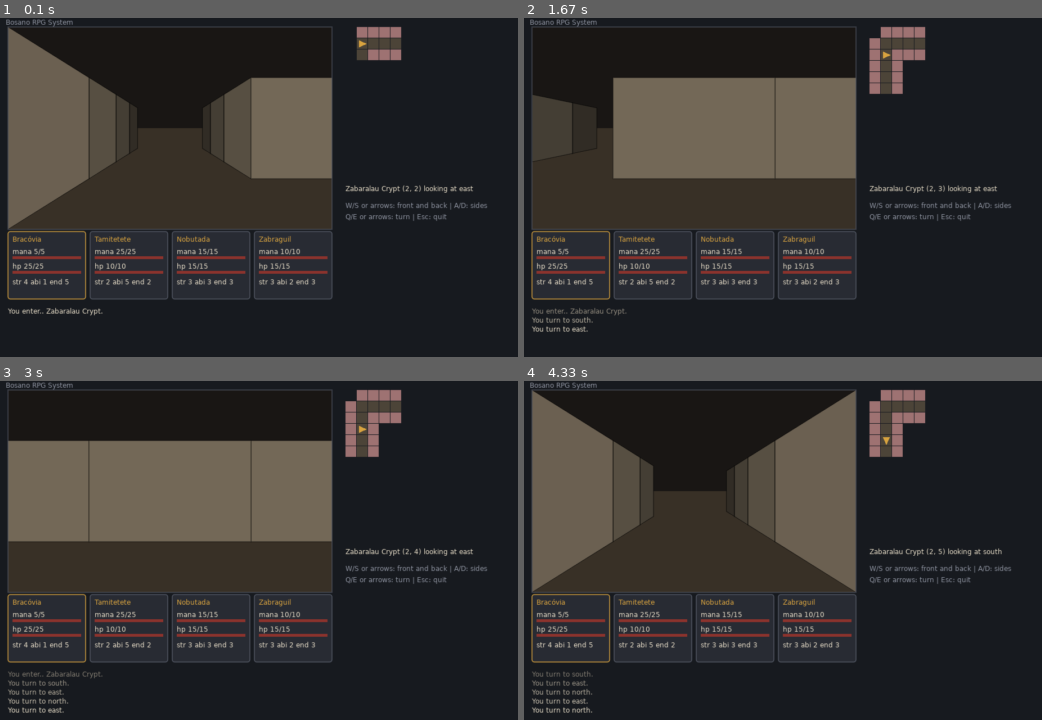
Above: before the commit, frames 1-4 (two rows, left to right).
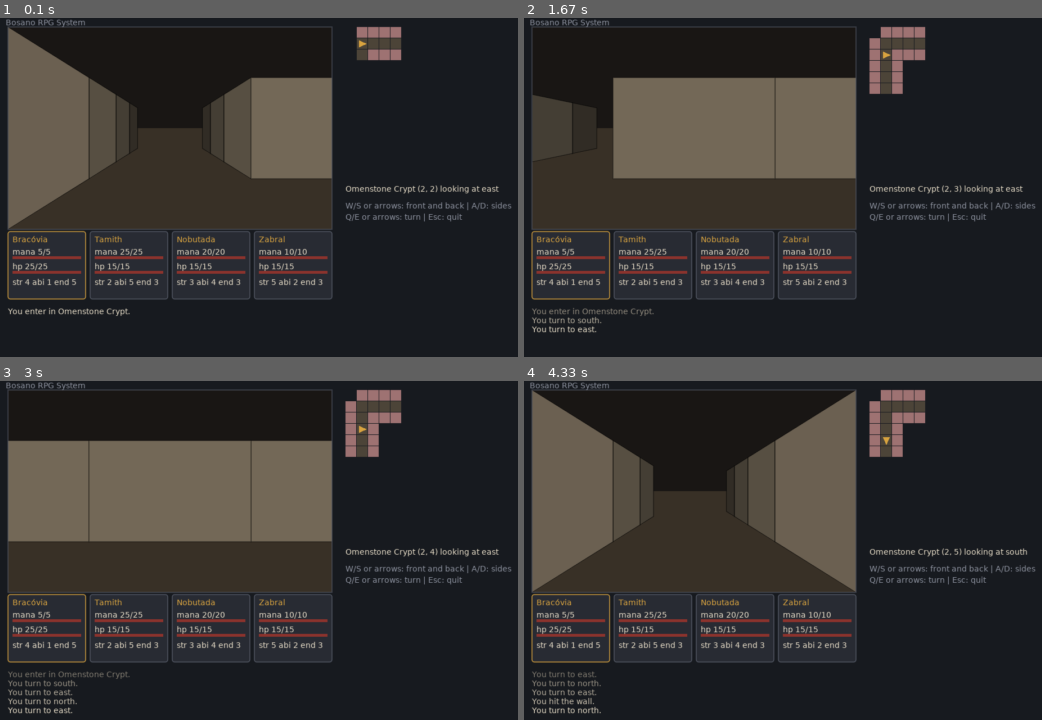
Above: after the commit, the same moments.

Repository: velhotolo/dungeonmatic
Game: LÖVE game, started from main.lua
The game is run twice, just before and just after one commit, with the same random seed, the same clock (stepped at 60 frames per second) and the same inputs.
Inputs:
- Up to frame 1 (0.1 s): no input
- Up to frame 2 (1.67 s): hold Right 0.33-0.8 s; hold Up 0.83-1.13 s; tap X at 0.9, 1.23, 1.53 s; hold Right 1.17-1.63 s
- Up to frame 3 (3 s): hold Left 1.67-2.2 s; tap X at 1.73, 2.03, 2.3, 2.63, 2.93 s; hold Down 2.23-2.53 s; hold Left 2.57-2.97 s
- Up to frame 4 (4.33 s): hold Up 3-3.37 s; tap X at 3.07, 3.47, 3.77, 4.13 s; hold Right 3.4-4.03 s; hold Down from 4.07 s (still down)

The runs differ from the first frame. In frame 1, 2.7% of the frame differs, in the area x 1-99%, y 0-88%; in frame 2, 2.8%; in frame 3, 3.0%, in the area x 1-99%, y 0-99%; in frame 4, 3.0%.

Commit message:
I worked on the monsters first. They didn't appear on screen. O I spent many hours trying to figure out wth was happening I learned about Painter's Algorithm and the order I should build the front walls, side walls, etc. Monsters appeared. I never spent so much time in a single file (sight.lua) I did other stuff, I'm pretty sure, but I don't remember anything anymore.

Diff:
--- a/main.lua
+++ b/main.lua
@@ -9,6 +9,7 @@
 local sandbox = require("src.sandbox")
 local rules = require("src.rules")
 local panel = require("src.panel")
+local monsters = require("src.monsters")
 
 
 local LEVEL = "level1" --current level
@@ -16,8 +17,10 @@
 local party            -- the coterie
 local font
 local system
+local bestiary
+local groups
 local RANGE = sight.DEPTH
-local SYSTEM
+local SYSTEM = "bosano"
 
 local function readData(path)
     local text = assert(love.filesystem.read(path), "can't find it " .. path)
@@ -25,15 +28,21 @@
 end
 
 local function loadSystem(name)
-    local pth = "systems/" .. name .. "/rules.lua"
-    local text = assert(love.filesystem.read(pth), "can't find it " .. pth)
-    return assert(rules.load(text, pth))
+    local path = "systems/" .. name .. "/rules.lua"
+    local text = assert(love.filesystem.read(path), "can't find it " .. path)
+    return assert(rules.load(text, path))
 end
 
 -- try to walk, if there's a wall, the couterie don't move
 local function walk(ahead, side)
-    if party:step(map, ahead, side) then
+    local tx, ty = direction.toGrid(party.x, party.y, party.dir, ahead, side)
+    local group = monsters.at(groups, tx, ty)
+    if group then
+        messages.add("On the way: " .. monsters.label(group) .. ".")
+    elseif party:step(map, ahead, side) then
         party:look(map, RANGE)
+    else
+        messages.add("You hit the wall.")
     end
 end
 
@@ -47,30 +56,41 @@
     party:look(map, RANGE)
     messages.add("You turn to " .. direction.NAMES[party.dir] .. ".")
 end
-
+local function search()
+    local attribute = system.exploration.search
+    local who = rules.best(party.members, attribute)
+    local fx, fy = direction.toGrid(party.x, party.y, party.dir, 1, 0)
+    local success, text = rules.test(system, who, attribute, map.secretDifficulty)
+    lastActor = who
+    if success and map:cell(fx, fy) == "secret" then
+        map:set(fx, fy, "floor")
+        messages.add(who.name .. " finds a secret passage! " .. text)
+        party:look(map, RANGE)
+    else
+        messages.add(who.name .. " search but finds nothing. " .. text)
+    end
+end
 function love.load()
     font = love.graphics.newFont(14)
+
+    love.graphics.setFont(font)
     love.graphics.setBackgroundColor(0.09, 0.10, 0.12)
-
-    -- 1. Carrega o sistema PRIMEIRO
-    system = loadSystem("bosano")
-
-    -- 2. Carrega o mapa e a posição inicial
+    system = loadSystem(SYSTEM)
     local level = readData("maps/" .. LEVEL .. ".lua")
     map = Map.new(level.rows)
     map.name = level.name
+    map.secretDifficulty = level.secretDifficulty or 1
+    party = Party.new(level.start.x, level.start.y, level.start.dir)
+    party:look(map, RANGE)
 
-    -- 3. AGORA cria a party na posição que o mapa mandou
-    party = Party.new(level.start.x, level.start.y, level.start.dir)
-
-    -- 4. Com o sistema e a party prontos, gera os heróis e os insere na equipe
     for _, def in ipairs(readData("party_start.lua")) do
         local c = assert(rules.newCharacter(system, def.name, def.attributes))
         table.insert(party.members, c)
     end
 
-    party:look(map, RANGE)
-    messages.add("You enter.. " .. map.name .. ".")
+    bestiary = readData("systems/" .. SYSTEM .. "/bestiary.lua")
+    groups = assert(monsters.create(system, bestiary, level.monsters))
+    messages.add("You enter in " .. map.name .. ".")
 end
 
 function love.keypressed(key)
@@ -94,11 +114,11 @@
 end
 
 function love.draw()
+    sight.draw(map, party, 16, 16, 576, 360, groups)
     panel.draw(system, party.members, 16, 380, 576, 120, party.members[1])
-    sight.draw(map, party, 16, 16, 576, 360)
     love.graphics.setColor(0.33, 0.35, 0.40)
     love.graphics.rectangle("line", 16, 16, 576, 360)
-    minimap.draw(map, party, 616, 16, 20)
+    minimap.draw(map, party, 616, 16, 20, groups)
     love.graphics.setColor(0.90, 0.86, 0.78)
     love.graphics.print(("%s (%d, %d) looking at %s"):format(
         map.name, party.x, party.y, direction.NAMES[party.dir]), 616, 296)
--- a/maps/level1.lua
+++ b/maps/level1.lua
@@ -1,5 +1,5 @@
 return {
-    name = "Zabaralau Crypt",
+    name = "Omenstone Crypt",
     start = { x = 2, y = 2, dir = 2 },
     rows = {
         "################",
@@ -16,4 +16,9 @@
         "#..............#",
         "################",
     },
+    monsters = {
+        { kind = "rat",      x = 2,  y = 2, count = 1 },
+        { kind = "skeleton", x = 11, y = 7, count = 2 },
+        { kind = "ghoul",    x = 1,  y = 2, count = 1 },
+    }
 }
--- a/party_start.lua
+++ b/party_start.lua
@@ -3,8 +3,8 @@
 
 
 return {
-    { name = "Bracóvia",   attributes = { brute = 4, skill = 1, endure = 5 } },
-    { name = "Tamitetete", attributes = { brute = 2, skill = 5, endure = 2 } },
-    { name = "Nobutada",   attributes = { brute = 3, skill = 3, endure = 3 } },
-    { name = "Zabraguil",  attributes = { brute = 3, skill = 2, endure = 3 } },
+    { name = "Bracóvia", attributes = { brute = 4, skill = 1, endure = 5 } },
+    { name = "Tamith",   attributes = { brute = 2, skill = 5, endure = 3 } },
+    { name = "Nobutada", attributes = { brute = 3, skill = 4, endure = 3 } },
+    { name = "Zabral",   attributes = { brute = 5, skill = 2, endure = 3 } },
 }
--- a/src/map.lua
+++ b/src/map.lua
@@ -9,7 +9,7 @@
 
 }
 
--- creates a map froma list of lines and text
+-- creates a map from a list of lines and text
 function Map.new(rows)
     local map = { cells = {}, seen = {}, width = 0, height = #rows }
     setmetatable(map, Map)
--- a/src/minimap.lua
+++ b/src/minimap.lua
@@ -13,6 +13,7 @@
 local FLOOR_COLOR = { 0.30, 0.27, 0.22 }
 local WALL_COLOR = { 0.62, 0.45, 0.45 }
 local PARTY_COLOR = { 0.85, 0.64, 0.25 }
+local MONSTER_COLOR = { 0.95, 0.84, 0.55 }
 
 -- a triangle on the center of the group's cell, pointing to where they look
 local function drawParty(party, x0, y0, size)
@@ -52,6 +53,15 @@
             end
         end
     end
+    love.graphics.setColor(MONSTER_COLOR)
+    for _, group in ipairs(groups or {}) do
+        if map:wasSeen(group.x, group.y) then
+            love.graphics.rectangle("fill",
+                x0 + (group.x - 1) * size + size * 0.25,
+                y0 + (group.y - 1) * size + size * 0.25,
+                size * 0.5, size * 0.5)
+        end
+    end
     drawParty(party, x0, y0, size)
     love.graphics.setColor(1, 1, 1)
 end
--- /dev/null
+++ b/src/monsters.lua
@@ -0,0 +1,50 @@
+local rules = require("src.rules")
+
+local monsters = {}
+
+local LETTERS = { "A", "B", "C", "D", "E", "F" }
+
+function monsters.create(system, bestiary, placements)
+    local groups = {}
+    for i, p in ipairs(placements or {}) do
+        local def = bestiary[p.kind]
+        if def == nil then
+            return nil, ("monsters[%d] from level: '%s' are not in the bestiary"):format(i, tostring(p.kind))
+        end
+
+        local group = { kind = p.kind, def = def, x = p.x, y = p.y, members = {} }
+        local count = math.min(p.count or 1, #LETTERS)
+        for n = 1, count do
+            local name = def.name
+            if count > 1 then
+                name = name .. " " .. LETTERS[n]
+            end
+            local monster, err = rules.newCharacter(system, name, def.attributes)
+            if not monster then
+                return nil, err
+            end
+            table.insert(group.members, monster)
+        end
+        table.insert(groups, group)
+    end
+    return groups
+end
+
+function monsters.at(groups, x, y)
+    for _, group in ipairs(groups) do
+        if group.x == x and group.y == y then
+            return group
+        end
+    end
+    return nil
+end
+
+function monsters.label(group)
+    local count = #group.members
+    if count == 1 then
+        return group.def.name
+    end
+    return ("%s (%d)"):format(group.def.plural or group.def.name, count)
+end
+
+return monsters
--- a/src/panel.lua
+++ b/src/panel.lua
@@ -30,7 +30,6 @@
         love.graphics.setColor(BORDER_COLOR)
     end
     love.graphics.rectangle("line", x, y, w, h, 4, 4)
-    -- 4, 4: cantos redondos
     love.graphics.setColor(NAME_COLOR)
     love.graphics.print(c.name, x + 8, y + 6)
     local lineY = y + 28
--- a/src/sight.lua
+++ b/src/sight.lua
@@ -1,32 +1,25 @@
--- first person view, drawn only with polygons.
--- no image: each wall is a rectangle (front) or a trapezius (sides)
-
 local direction = require("src.direction")
-
+local monsters = require("src.monsters")
 
 local sight = {}
+sight.DEPTH = 3
 
-sight.DEPTH = 3 -- how mwny cells ahead the coterie sees
-
--- colours (red, green, blue, com 0 to 1)
 local CEILING = { 0.10, 0.09, 0.08 }
 local FLOOR = { 0.22, 0.19, 0.15 }
-local FRONT = { 0.55, 0.50, 0.42 } -- front wall
+local FRONT = { 0.55, 0.50, 0.42 }
 local SIDE = { 0.42, 0.38, 0.32 }
 
--- half width of "plane" k on screen. The plane 0 is the border behind the group.
--- the plane 1 is the border with cell on front; and so on. The farther, the smaller; that's the perspective.
+local imageCache = {}
 
 local function halfWidth(w, k)
     return (w / 2) / (k + 1)
 end
 
--- the k plane: the sight center (cx, cy) and halves of width and height
 local function plane(x0, y0, w, h, k)
     local cx = x0 + w / 2
     local cy = y0 + h / 2
     local hw = halfWidth(w, k)
-    local hh = hw * h / w -- height follows sight proportion
+    local hh = hw * h / w
     return cx, cy, hw, hh
 end
 
@@ -36,42 +29,30 @@
 
 local function shade(color, ahead)
     local light = 1 - 0.18 * ahead
-    return color[1] * light, color[2] * light, color[3] * light
+    return color[1] * light, color[2] * light, color[3] * light, 1
 end
 
--- 0 x, on screen, on the edge (measured in columns from the center) on plane k.
--- edge = -0.5 is the left border of the coterie's column; +0.5 is the right.
 local function frontWall(x0, y0, w, h, ahead, side)
     local _, cy, _, hh = plane(x0, y0, w, h, ahead)
     local xa = xOnPlane(x0, w, ahead, side - 0.5)
     local xb = xOnPlane(x0, w, ahead, side + 0.5)
-
     love.graphics.setColor(shade(FRONT, ahead))
     love.graphics.rectangle("fill", xa, cy - hh, xb - xa, 2 * hh)
-    love.graphics.setColor(0, 0, 0, 0.6) -- black contour half opaque
+    love.graphics.setColor(0, 0, 0, 0.6)
     love.graphics.rectangle("line", xa, cy - hh, xb - xa, 2 * hh)
 end
 
 local function sideWall(x0, y0, w, h, ahead, side)
-    local edge
-    if side < 0 then
-        edge = side + 0.5
-    else
-        edge = side - 0.5
-    end
+    local edge = side < 0 and (side + 0.5) or (side - 0.5)
     local _, cyNear, _, hhNear = plane(x0, y0, w, h, ahead)
     local _, cyFar, _, hhFar = plane(x0, y0, w, h, ahead + 1)
     local xNear = xOnPlane(x0, w, ahead, edge)
     local xFar = xOnPlane(x0, w, ahead + 1, edge)
     local points = {
         xNear, cyNear - hhNear,
-
         xFar, cyFar - hhFar,
-
         xFar, cyFar + hhFar,
-
         xNear, cyNear + hhNear,
-
     }
     love.graphics.setColor(shade(SIDE, ahead))
     love.graphics.polygon("fill", points)
@@ -79,31 +60,100 @@
     love.graphics.polygon("line", points)
 end
 
--- draws coterie's sight in the area (x0, y0, w, h)
-function sight.draw(map, party, x0, y0, w, h)
-    love.graphics.setScissor(x0, y0, w, h) -- nothing leaves sight area
-    -- ceiling and floor: upper half and bottom half
+local function drawMonster(x0, y0, w, h, ahead, side, look, index, count)
+    local k = ahead + 0.5
+    local _, cy, hw, hh = plane(x0, y0, w, h, k)
+    local cellWidth = 2 * hw
+    local floorY = cy + hh
+    local bodyW = cellWidth * (tonumber(look.width) or 0.6)
+    local bodyH = 2 * hh * (tonumber(look.height) or 0.8)
+    local offset = (index - (count + 1) / 2) * (cellWidth * 0.4 / math.max(1, count))
+    local x = xOnPlane(x0, w, k, side) + offset
+
+    local sprite = nil
+    if type(look.image) == "string" then
+        if not imageCache[look.image] then
+            local ok, img = pcall(love.graphics.newImage, look.image)
+            if ok then
+                img:setFilter("nearest", "nearest")
+                imageCache[look.image] = img
+            else
+                imageCache[look.image] = "failed"
+            end
+        end
+        if imageCache[look.image] ~= "failed" then
+            sprite = imageCache[look.image]
+        end
+    end
+
+    love.graphics.setColor(0, 0, 0, 0.5)
+    love.graphics.ellipse("fill", x, floorY, bodyW / 1.5, bodyH / 8)
+
+    if sprite then
+        local imgW = sprite:getWidth()
+        local imgH = sprite:getHeight()
+        local scaleX = bodyW / imgW
+        local scaleY = bodyH / imgH
+
+        love.graphics.setColor(shade({ 1, 1, 1 }, k))
+        love.graphics.draw(sprite, x, floorY, 0, scaleX, scaleY, imgW / 2, imgH)
+    else
+        local y = floorY - bodyH / 2
+        local r, g, b, a = shade(look.color or { 0.9, 0.1, 0.1 }, k)
+        love.graphics.setColor(r, g, b, a)
+        love.graphics.ellipse("fill", x, y, bodyW / 2, bodyH / 2)
+        love.graphics.setColor(0, 0, 0, 1)
+        love.graphics.ellipse("line", x, y, bodyW / 2, bodyH / 2)
+        local eyeY = floorY - bodyH * 0.6
+        local eyeR = math.max(2, bodyW * 0.08)
+        love.graphics.setColor(0.95, 0.30, 0.15, 1)
+        love.graphics.circle("fill", x - bodyW * 0.15, eyeY, eyeR)
+        love.graphics.circle("fill", x + bodyW * 0.15, eyeY, eyeR)
+    end
+end
+
+local function drawGroupAt(map, party, groups, x0, y0, w, h, ahead, side)
+    local gx, gy = direction.toGrid(party.x, party.y, party.dir, ahead, side)
+    local group = monsters.at(groups, gx, gy)
+    if group == nil then return end
+    local count = #group.members
+    for i = 1, count do
+        drawMonster(x0, y0, w, h, ahead, side, group.def.look, i, count)
+    end
+end
+
+function sight.draw(map, party, x0, y0, w, h, groups)
+    groups = groups or {}
+    love.graphics.setScissor(x0, y0, w, h)
     love.graphics.setColor(CEILING)
     love.graphics.rectangle("fill", x0, y0, w, h / 2)
     love.graphics.setColor(FLOOR)
     love.graphics.rectangle("fill", x0, y0 + h / 2, w, h / 2)
+
+
     for ahead = sight.DEPTH, 0, -1 do
         for _, side in ipairs({ -2, 2, -1, 1 }) do
             local cx, cy = direction.toGrid(party.x, party.y, party.dir, ahead, side)
-            if map:isSolid(cx, cy) then
-                sideWall(x0, y0, w, h, ahead, side)
+            if map:isSolid(cx, cy) then sideWall(x0, y0, w, h, ahead, side) end
+        end
+
+
+        if ahead > 0 then
+            for _, side in ipairs({ -1, 1, 0 }) do
+                local cx, cy = direction.toGrid(party.x, party.y, party.dir, ahead, side)
+                if not map:isSolid(cx, cy) then drawGroupAt(map, party, groups, x0, y0, w, h, ahead, side) end
             end
         end
+
+
         if ahead > 0 then
             for _, side in ipairs({ -2, 2, -1, 1, 0 }) do
-                local cx, cy = direction.toGrid(party.x, party.y, party.dir,
-                    ahead, side)
-                if map:isSolid(cx, cy) then
-                    frontWall(x0, y0, w, h, ahead, side)
-                end
+                local cx, cy = direction.toGrid(party.x, party.y, party.dir, ahead, side)
+                if map:isSolid(cx, cy) then frontWall(x0, y0, w, h, ahead, side) end
             end
         end
     end
+
     love.graphics.setScissor()
     love.graphics.setColor(1, 1, 1)
 end
--- /dev/null
+++ b/systems/bosano/bestiary.lua
@@ -0,0 +1,35 @@
+return {
+    rat = {
+        name = "Giant rat",
+        plural = "Giant rats",
+        attributes = { brute = 2, skill = 1, endure = 1 },
+        xp = 5,
+        look = {
+            image = ("assets/sprites/grat.png"),
+            width = 0.30,
+            height = 0.22
+        }
+    },
+    skeleton = {
+        name = "Skeleton",
+        plural = "Skeletons",
+        attributes = { brute = 4, skill = 2, endure = 4 },
+        xp = 40,
+        look = {
+            image = ("assets/sprites/skeleton.png"),
+            width = 0.22,
+            height = 0.75
+        }
+    },
+    ghoul = {
+        name = "Ghoul",
+        plural = "Ghouls",
+        attributes = { brute = 6, skill = 4, endure = 8 },
+        xp = 60,
+        look = {
+            image = ("assets/sprites/ghoul.png"),
+            width = 0.34,
+            height = 0.82
+        }
+    }
+}
Binary file added: assets/sprites/ghoul.png
Binary file added: assets/sprites/grat.png
Binary file added: assets/sprites/skeleton.png
